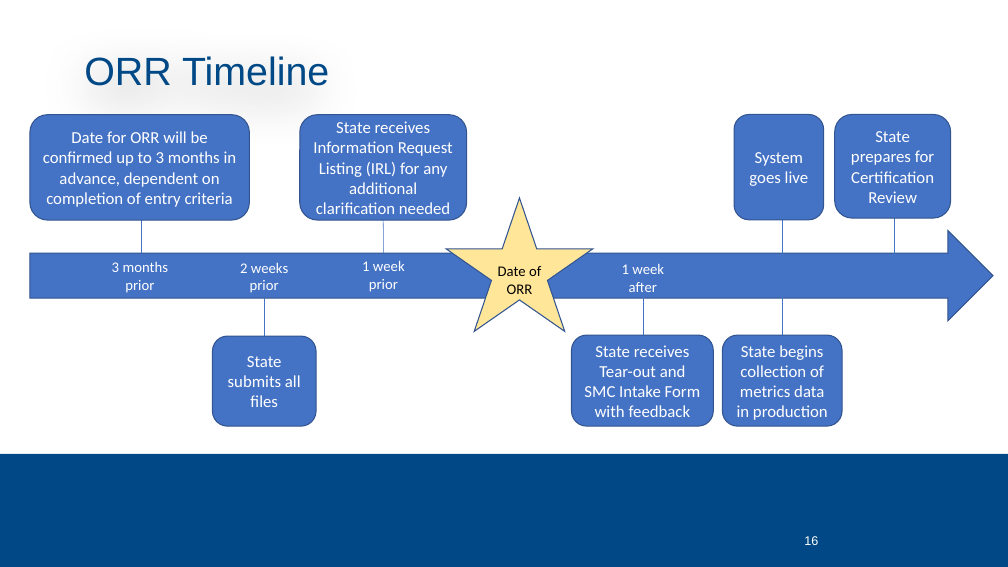
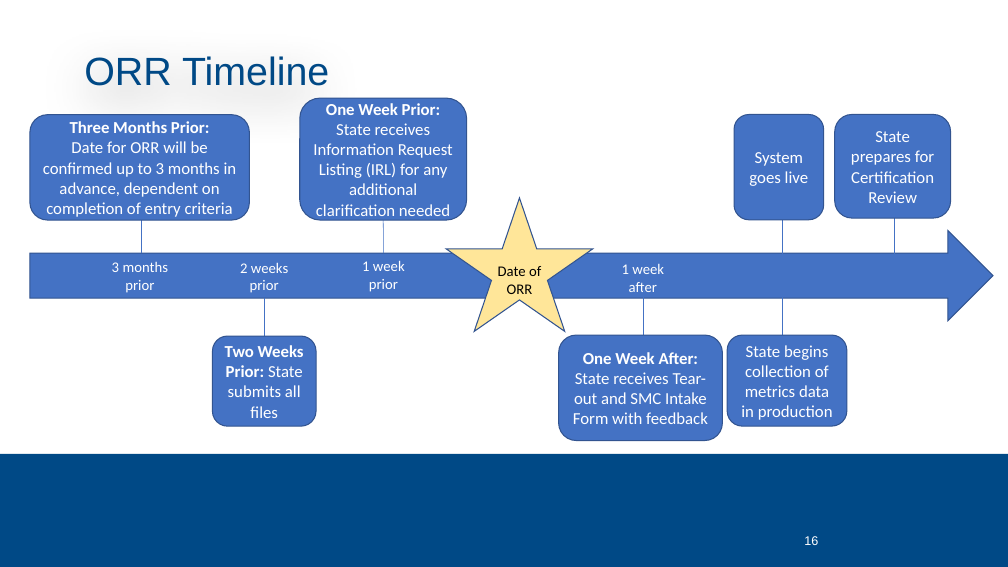
Before and after one commit to CMSgov/CMCS-DSG-DSS-Certification-Staging, a slide deck: slide 16 of SMC Kickoff Deck.pptx. Drawn at 1008x567 pixels with LibreOffice and Linux fonts; fonts in the diff are those of the drawing; background and template pictures are left out. Boxes give left, top, right and bottom in pixels: in the first picture for what was removed or moved away, otherwise in the second. Text is boxed around its words. In the diff, an @@ line names an element or a change of style, - is before the commit and + after.

```diff
--- a/SMC Kickoff Deck.pptx
+++ b/SMC Kickoff Deck.pptx
@@ rounded rectangle "One Week Prior: State receives ...": place and size @@
-rounded rectangle "One Week Prior: State receives ..." at [300, 115, 467, 220]
+rounded rectangle "One Week Prior: State receives ..." at [300, 98, 467, 220]
@@ text in rounded rectangle at [313, 103, 453, 220]: text changed @@
-State receives Information Request Listing (IRL) for any additional clarification needed
+One Week Prior: State receives Information Request Listing (IRL) for any additional clarification needed
@@ text in rounded rectangle at [70, 121, 210, 133]: paragraph added @@
+Three Months Prior:
@@ text in rounded rectangle at [225, 345, 304, 418]: text changed @@
-State submits all files
+Two Weeks Prior: State submits all files
@@ rounded rectangle "One Week After: State receives ...": place and size @@
-rounded rectangle "One Week After: State receives ..." at [572, 335, 714, 426]
+rounded rectangle "One Week After: State receives ..." at [559, 335, 723, 440]
@@ text in rounded rectangle at [573, 352, 708, 424]: text changed @@
-State receives Tear-out and SMC Intake Form with feedback
+One Week After: State receives Tear-out and SMC Intake Form with feedback
@@ rounded rectangle "State begins collection of metrics ...": place and size @@
-rounded rectangle "State begins collection of metrics ..." at [723, 335, 842, 426]
+rounded rectangle "State begins collection of metrics ..." at [727, 335, 847, 426]
```
Also in this commit, not shown: 25 other slides changed, 2 slides added, 3 slides removed.
